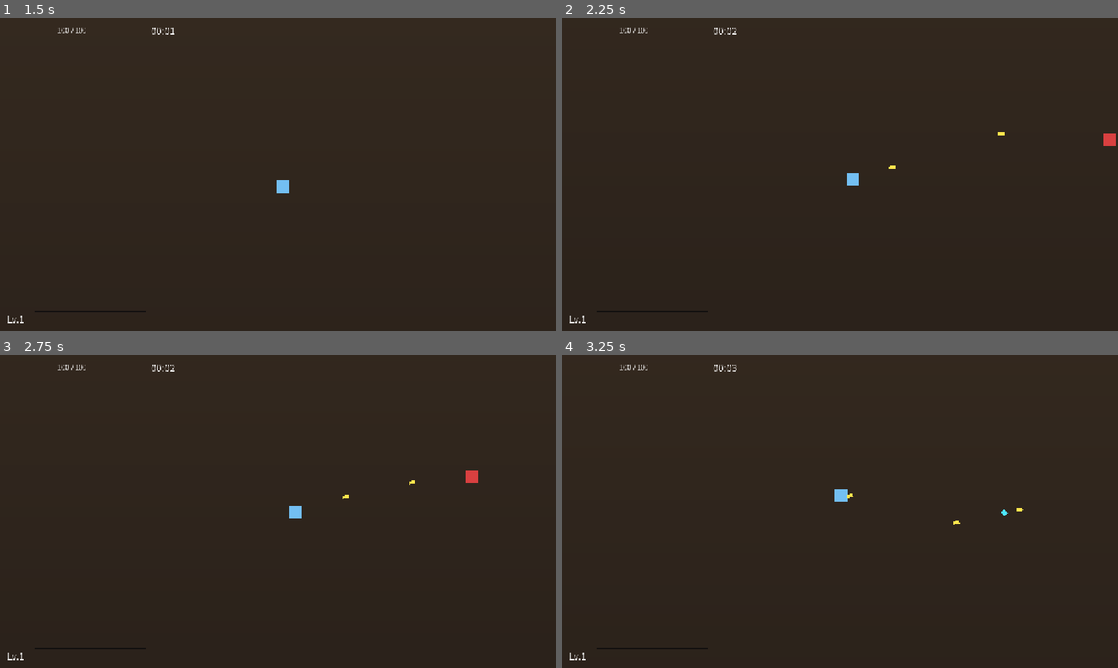
Above: before the commit, frames 1-4 (two rows, left to right).
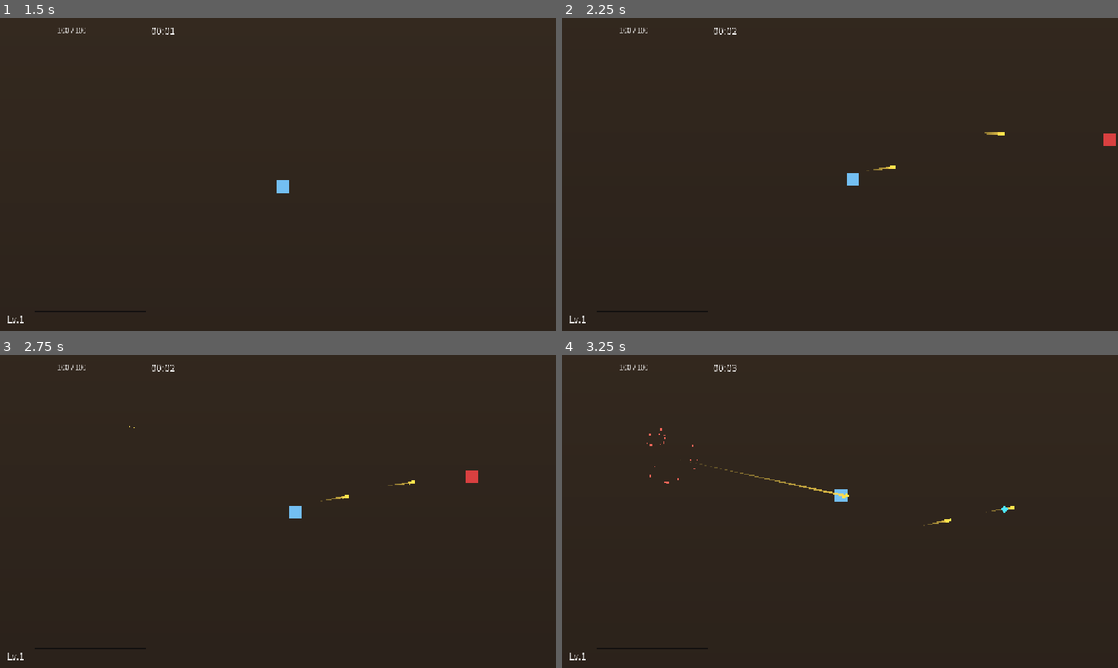
Above: after the commit, the same moments.

Repository: godlikeking/Wasteland-Overdrive
Game: Godot game, scene res://scenes/main.tscn
Same seed, same stepped clock (60 frames per second), same inputs: the game is played once before the commit and once after it.
Inputs:
- Up to frame 1 (1.5 s): tap Enter at 0.5 s; hold D (move_right) 0.53-1.28 s; tap Space at 1.25 s; hold S (move_down) from 1.28 s (still down)
- Up to frame 2 (2.25 s): release S (move_down) at 2.03 s; hold D (move_right) from 2.03 s (still down)
- Up to frame 3 (2.75 s): keep holding D (move_right)
- Up to frame 4 (3.25 s): release D (move_right) at 2.78 s; hold W (move_up) from 2.78 s (still down)

Frame 1 is identical in both runs. In frame 2, less than 0.1% of the frame differs, in the area x 54-79%, y 36-49%; in frame 3, less than 0.1%; in frame 4, 0.2%, in the area x 15-83%, y 23-55%.

Commit message:
feat(juice): camera shake, hit-stop, particles, bullet trail, floating labels
Adds a feedback layer wired to a new set of GameState events
(enemy_died, bullet_hit, player_hurt, xp_collected, request_camera_shake,
request_hit_stop, leveled_up).

- ShakeCamera attached to Player/Camera2D with decaying random offset
  plus helper shake(strength, duration)
- FXManager listens to events and spawns:
  * FloatingLabel (rising + fading text) for XP and level-up
  * EnemyDeathParticles (red burst biased along hit direction)
  * BulletHitParticles (yellow spark)
  * camera shake on hit, kill, hurt, level up
  * Engine.time_scale hit-stop on kill and player hurt
- Bullet now drags a Line2D trail with gradient alpha
- Enemy.take_damage takes an optional hit direction (used by bullet)
- Player emits player_hurt on damage
- xp_gem emits xp_collected on consume
- GameState.add_xp emits leveled_up on level change (already)
- SystemCheck extended to validate the new scripts/scenes

Diff:
--- a/scenes/bullet.tscn
+++ b/scenes/bullet.tscn
@@ -13,6 +13,14 @@
 width = 12
 height = 6
 
+[sub_resource type="Gradient" id="Gradient_trail"]
+offsets = PackedFloat32Array(0, 1)
+colors = PackedColorArray(1, 0.85, 0.3, 0.0, 1, 0.85, 0.3, 0.9)
+
+[sub_resource type="Curve" id="Curve_trail_width"]
+_data = [Vector2(0, 0), 0.0, 0.0, 0, 0, Vector2(1, 1), 0.0, 0.0, 0, 0]
+point_count = 2
+
 [node name="Bullet" type="Area2D"]
 collision_layer = 4
 collision_mask = 8
@@ -23,3 +31,10 @@
 
 [node name="CollisionShape2D" type="CollisionShape2D" parent="."]
 shape = SubResource("CircleShape2D_bullet")
+
+[node name="Trail" type="Line2D" parent="."]
+width = 4.0
+width_curve = SubResource("Curve_trail_width")
+default_color = Color(1, 0.85, 0.3, 0.9)
+gradient = SubResource("Gradient_trail")
+joint_mode = 2
--- /dev/null
+++ b/scenes/fx/bullet_hit_particles.tscn
@@ -0,0 +1,20 @@
+[gd_scene load_steps=2 format=3]
+
+[ext_resource type="Script" path="res://scripts/burst_particles.gd" id="1_burst"]
+
+[node name="BulletHitParticles" type="CPUParticles2D"]
+z_index = 10
+emitting = false
+amount = 8
+lifetime = 0.22
+one_shot = true
+explosiveness = 1.0
+local_coords = false
+direction = Vector2(1, 0)
+spread = 180.0
+initial_velocity_min = 60.0
+initial_velocity_max = 140.0
+scale_amount_min = 1.0
+scale_amount_max = 2.5
+color = Color(1, 0.9, 0.35, 1)
+script = ExtResource("1_burst")
--- /dev/null
+++ b/scenes/fx/enemy_death_particles.tscn
@@ -0,0 +1,21 @@
+[gd_scene load_steps=2 format=3]
+
+[ext_resource type="Script" path="res://scripts/burst_particles.gd" id="1_burst"]
+
+[node name="EnemyDeathParticles" type="CPUParticles2D"]
+z_index = 10
+emitting = false
+amount = 18
+lifetime = 0.45
+one_shot = true
+explosiveness = 1.0
+local_coords = false
+direction = Vector2(1, 0)
+spread = 180.0
+gravity = Vector2(0, 40)
+initial_velocity_min = 90.0
+initial_velocity_max = 200.0
+scale_amount_min = 2.0
+scale_amount_max = 4.0
+color = Color(0.95, 0.4, 0.35, 1)
+script = ExtResource("1_burst")
--- /dev/null
+++ b/scenes/fx/floating_label.tscn
@@ -0,0 +1,20 @@
+[gd_scene load_steps=2 format=3]
+
+[ext_resource type="Script" path="res://scripts/floating_label.gd" id="1_float"]
+
+[node name="FloatingLabel" type="Node2D"]
+z_index = 100
+script = ExtResource("1_float")
+
+[node name="Label" type="Label" parent="."]
+offset_left = -60.0
+offset_top = -20.0
+offset_right = 60.0
+offset_bottom = 12.0
+horizontal_alignment = 1
+vertical_alignment = 1
+text = "+1"
+theme_override_font_sizes/font_size = 20
+theme_override_colors/font_color = Color(1, 1, 1, 1)
+theme_override_colors/font_outline_color = Color(0, 0, 0, 1)
+theme_override_constants/outline_size = 4
--- a/scenes/game.tscn
+++ b/scenes/game.tscn
@@ -7,6 +7,10 @@
 [ext_resource type="PackedScene" path="res://scenes/ui/hud.tscn" id="5_hud"]
 [ext_resource type="PackedScene" path="res://scenes/ui/level_up.tscn" id="6_lvlup"]
 [ext_resource type="PackedScene" path="res://scenes/ui/game_over.tscn" id="7_gameover"]
+[ext_resource type="Script" path="res://scripts/fx_manager.gd" id="8_fx"]
+[ext_resource type="PackedScene" path="res://scenes/fx/floating_label.tscn" id="9_floatlabel"]
+[ext_resource type="PackedScene" path="res://scenes/fx/enemy_death_particles.tscn" id="10_edeath"]
+[ext_resource type="PackedScene" path="res://scenes/fx/bullet_hit_particles.tscn" id="11_bhit"]
 
 [sub_resource type="Gradient" id="Gradient_ground"]
 offsets = PackedFloat32Array(0, 1)
@@ -26,6 +30,13 @@
 texture = SubResource("GradientTexture2D_ground")
 centered = true
 
+[node name="FX" type="Node2D" parent="."]
+script = ExtResource("8_fx")
+camera_path = NodePath("../Player/Camera2D")
+floating_label_scene = ExtResource("9_floatlabel")
+enemy_death_particles_scene = ExtResource("10_edeath")
+bullet_hit_particles_scene = ExtResource("11_bhit")
+
 [node name="Player" parent="." instance=ExtResource("2_player")]
 position = Vector2(0, 0)
 
--- a/scenes/player.tscn
+++ b/scenes/player.tscn
@@ -1,8 +1,9 @@
-[gd_scene load_steps=8 format=3]
+[gd_scene load_steps=9 format=3]
 
 [ext_resource type="Script" path="res://scripts/player.gd" id="1_player"]
 [ext_resource type="Script" path="res://scripts/auto_gun.gd" id="2_gun"]
 [ext_resource type="PackedScene" path="res://scenes/bullet.tscn" id="3_bullet"]
+[ext_resource type="Script" path="res://scripts/shake_camera.gd" id="4_shake"]
 
 [sub_resource type="CircleShape2D" id="CircleShape2D_player"]
 radius = 14.0
@@ -45,6 +46,7 @@
 position_smoothing_speed = 6.0
 zoom = Vector2(1.2, 1.2)
 enabled = true
+script = ExtResource("4_shake")
 
 [node name="AutoGun" type="Node2D" parent="."]
 script = ExtResource("2_gun")
--- a/scripts/bullet.gd
+++ b/scripts/bullet.gd
@@ -1,5 +1,10 @@
 extends Area2D
 ## Simple straight-line bullet. Damages the first enemy it hits and despawns.
+## Also emits a `bullet_hit` juice event on impact and drags a Line2D trail.
+
+@export var trail_length: int = 8   # number of points in the trail
+
+@onready var trail: Line2D = $Trail
 
 var velocity: Vector2 = Vector2.ZERO
 var damage: float = 10.0
@@ -15,10 +20,19 @@
 func _ready() -> void:
 	body_entered.connect(_on_body_entered)
 	area_entered.connect(_on_area_entered)
+	# Trail draws in global space so it stays behind while bullet moves.
+	if trail:
+		trail.top_level = true
+		trail.clear_points()
+		trail.add_point(global_position)
 
 func _physics_process(delta: float) -> void:
 	global_position += velocity * delta
 	_age += delta
+	if trail:
+		trail.add_point(global_position)
+		while trail.get_point_count() > trail_length:
+			trail.remove_point(0)
 	if _age >= lifetime:
 		queue_free()
 
@@ -30,5 +44,7 @@
 
 func _try_hit(node: Node) -> void:
 	if node.is_in_group("enemies") and node.has_method("take_damage"):
-		node.take_damage(damage)
+		var hit_dir: Vector2 = velocity.normalized() if velocity.length_squared() > 0.0 else Vector2.ZERO
+		node.take_damage(damage, hit_dir)
+		GameState.bullet_hit.emit(global_position)
 		queue_free()
--- /dev/null
+++ b/scripts/burst_particles.gd
@@ -0,0 +1,17 @@
+extends CPUParticles2D
+## Simple particle burst that auto-destroys after emission finishes.
+
+func _ready() -> void:
+	emitting = true
+	# Convert lifetime + explosiveness into a self-destroy timer.
+	var life: float = lifetime + 0.1
+	get_tree().create_timer(life, true, false, false).timeout.connect(queue_free)
+
+func set_hit_direction(dir: Vector2) -> void:
+	# Optional API used by fx_manager to bias direction of explosion.
+	if dir.length_squared() > 0.01:
+		direction = dir.normalized()
+		spread = 55.0
+	else:
+		direction = Vector2.RIGHT
+		spread = 180.0
--- a/scripts/enemy.gd
+++ b/scripts/enemy.gd
@@ -15,6 +15,7 @@
 var _attack_timer: float = 0.0
 var _player: Node2D
 var _flash_tw: Tween
+var _last_hit_dir: Vector2 = Vector2.ZERO
 
 func _ready() -> void:
 	add_to_group("enemies")
@@ -44,8 +45,10 @@
 				collider.take_damage(contact_damage)
 				_attack_timer = attack_cooldown
 
-func take_damage(amount: float) -> void:
+func take_damage(amount: float, hit_dir: Vector2 = Vector2.ZERO) -> void:
 	hp -= amount
+	if hit_dir != Vector2.ZERO:
+		_last_hit_dir = hit_dir
 	_flash()
 	if hp <= 0.0:
 		_die()
@@ -53,11 +56,12 @@
 func _flash() -> void:
 	if _flash_tw and _flash_tw.is_valid():
 		_flash_tw.kill()
-	sprite.modulate = Color(2.0, 2.0, 2.0)
+	sprite.modulate = Color(2.5, 2.5, 2.5)
 	_flash_tw = create_tween()
-	_flash_tw.tween_property(sprite, "modulate", Color(1, 1, 1), 0.12)
+	_flash_tw.tween_property(sprite, "modulate", Color(1, 1, 1), 0.14)
 
 func _die() -> void:
+	GameState.enemy_died.emit(global_position, _last_hit_dir)
 	if xp_gem_scene:
 		var gem: Node = xp_gem_scene.instantiate()
 		if gem is Node2D:
--- /dev/null
+++ b/scripts/floating_label.gd
@@ -0,0 +1,31 @@
+extends Node2D
+## Short-lived floating label that rises upward and fades out.
+
+@onready var label: Label = $Label
+
+var _life: float = 0.7
+var _elapsed: float = 0.0
+var _rise_speed: float = 40.0
+
+func setup(text: String, color: Color, font_size: int = 20, life: float = 0.7) -> void:
+	_life = max(0.1, life)
+	# Defer, since label may not be ready when instantiated + added same frame.
+	call_deferred("_apply", text, color, font_size)
+
+func _apply(text: String, color: Color, font_size: int) -> void:
+	if label == null:
+		return
+	label.text = text
+	label.add_theme_color_override("font_color", color)
+	label.add_theme_font_size_override("font_size", font_size)
+	# Random horizontal jitter so multiple labels don't overlap perfectly.
+	position.x += randf_range(-8.0, 8.0)
+
+func _process(delta: float) -> void:
+	_elapsed += delta
+	position.y -= _rise_speed * delta
+	if label:
+		var alpha: float = clamp(1.0 - _elapsed / _life, 0.0, 1.0)
+		label.modulate.a = alpha
+	if _elapsed >= _life:
+		queue_free()
--- /dev/null
+++ b/scripts/fx_manager.gd
@@ -0,0 +1,93 @@
+extends Node2D
+## FX manager. Listens to GameState feedback signals and spawns particles,
+## floating labels, camera shake, and hit-stop. Attached under Game so all
+## FX live in world space with the arena.
+
+@export var camera_path: NodePath          # ShakeCamera (in Player)
+@export var floating_label_scene: PackedScene
+@export var enemy_death_particles_scene: PackedScene
+@export var bullet_hit_particles_scene: PackedScene
+
+var _camera: Node
+
+func _ready() -> void:
+	# Resolve camera lazily; the player scene may not be fully ready yet.
+	call_deferred("_resolve_camera")
+	GameState.enemy_died.connect(_on_enemy_died)
+	GameState.bullet_hit.connect(_on_bullet_hit)
+	GameState.player_hurt.connect(_on_player_hurt)
+	GameState.xp_collected.connect(_on_xp_collected)
+	GameState.leveled_up.connect(_on_leveled_up)
+	GameState.request_camera_shake.connect(_on_shake)
+	GameState.request_hit_stop.connect(_on_hit_stop)
+
+func _resolve_camera() -> void:
+	if camera_path != NodePath():
+		_camera = get_node_or_null(camera_path)
+	if _camera == null:
+		# Fallback: find Camera2D anywhere under the current scene
+		var found: Array = get_tree().get_nodes_in_group("shake_camera")
+		if not found.is_empty():
+			_camera = found[0]
+
+# --- Signal handlers ---
+
+func _on_enemy_died(pos: Vector2, dir: Vector2) -> void:
+	_spawn_particles(enemy_death_particles_scene, pos, dir)
+	GameState.request_camera_shake.emit(3.0, 0.12)
+	GameState.request_hit_stop.emit(0.04)
+
+func _on_bullet_hit(pos: Vector2) -> void:
+	_spawn_particles(bullet_hit_particles_scene, pos, Vector2.ZERO)
+	GameState.request_camera_shake.emit(1.2, 0.06)
+
+func _on_player_hurt(_pos: Vector2) -> void:
+	GameState.request_camera_shake.emit(6.0, 0.35)
+	GameState.request_hit_stop.emit(0.08)
+
+func _on_xp_collected(pos: Vector2, amount: float) -> void:
+	_spawn_label(pos, "+%d XP" % max(1, int(amount)), Color(0.4, 0.9, 1.0))
+
+func _on_leveled_up(level: int) -> void:
+	# Show over player (found via group).
+	var player_pos: Vector2 = Vector2.ZERO
+	var players: Array = get_tree().get_nodes_in_group("player")
+	if not players.is_empty() and players[0] is Node2D:
+		player_pos = (players[0] as Node2D).global_position
+	_spawn_label(player_pos, "Lv. %d!" % level, Color(1.0, 0.85, 0.3), 36, 1.2)
+	GameState.request_camera_shake.emit(4.0, 0.25)
+
+func _on_shake(strength: float, duration: float) -> void:
+	if _camera == null:
+		_resolve_camera()
+	if _camera and _camera.has_method("shake"):
+		_camera.shake(strength, duration)
+
+func _on_hit_stop(duration: float) -> void:
+	# Freeze physics/process for `duration` real seconds by scaling time.
+	Engine.time_scale = 0.05
+	await get_tree().create_timer(duration, true, false, true).timeout
+	Engine.time_scale = 1.0
+
+# --- Helpers ---
+
+func _spawn_particles(scene: PackedScene, pos: Vector2, dir: Vector2) -> void:
+	if scene == null:
+		return
+	var p: Node = scene.instantiate()
+	add_child(p)
+	if p is Node2D:
+		(p as Node2D).global_position = pos
+	if p.has_method("set_hit_direction"):
+		p.set_hit_direction(dir)
+
+func _spawn_label(pos: Vector2, text: String, color: Color,
+		font_size: int = 20, life: float = 0.7) -> void:
+	if floating_label_scene == null:
+		return
+	var lbl: Node = floating_label_scene.instantiate()
+	add_child(lbl)
+	if lbl is Node2D:
+		(lbl as Node2D).global_position = pos
+	if lbl.has_method("setup"):
+		lbl.setup(text, color, font_size, life)
--- a/scripts/globals/game_state.gd
+++ b/scripts/globals/game_state.gd
@@ -10,6 +10,14 @@
 signal player_health_changed(current: float, maximum: float)
 signal player_died
 signal upgrade_applied(id: String)
+
+# --- Juice / feedback events (fired by gameplay, consumed by FX layer) ---
+signal enemy_died(position: Vector2, hit_direction: Vector2)
+signal bullet_hit(position: Vector2)
+signal player_hurt(position: Vector2)
+signal xp_collected(position: Vector2, amount: float)
+signal request_camera_shake(strength: float, duration: float)
+signal request_hit_stop(duration: float)
 
 # --- Run state ---
 var time_alive: float = 0.0
--- a/scripts/globals/system_check.gd
+++ b/scripts/globals/system_check.gd
@@ -28,6 +28,10 @@
 	"res://scripts/level_up.gd",
 	"res://scripts/upgrade_card.gd",
 	"res://scripts/game_over.gd",
+	"res://scripts/fx_manager.gd",
+	"res://scripts/floating_label.gd",
+	"res://scripts/burst_particles.gd",
+	"res://scripts/shake_camera.gd",
 ]
 
 const REQUIRED_SCENES := [
@@ -41,6 +45,9 @@
 	"res://scenes/ui/level_up.tscn",
 	"res://scenes/ui/upgrade_card.tscn",
 	"res://scenes/ui/game_over.tscn",
+	"res://scenes/fx/floating_label.tscn",
+	"res://scenes/fx/enemy_death_particles.tscn",
+	"res://scenes/fx/bullet_hit_particles.tscn",
 ]
 
 const REQUIRED_INPUTS := ["move_up", "move_down", "move_left", "move_right", "pause"]
--- a/scripts/player.gd
+++ b/scripts/player.gd
@@ -61,6 +61,7 @@
 	invulnerable = true
 	invuln_timer.start()
 	_flash_damage()
+	GameState.player_hurt.emit(global_position)
 	GameState.player_health_changed.emit(hp, max_hp)
 	if hp <= 0.0:
 		_die()
--- /dev/null
+++ b/scripts/shake_camera.gd
@@ -0,0 +1,32 @@
+extends Camera2D
+## Camera with a screen-shake helper. Called via `shake(strength, duration)`.
+## Shake uses a decaying offset so it always returns to center.
+
+var _shake_strength: float = 0.0
+var _shake_time_left: float = 0.0
+var _shake_duration: float = 0.0
+var _base_offset: Vector2
+
+func _ready() -> void:
+	add_to_group("shake_camera")
+	_base_offset = offset
+
+func _process(delta: float) -> void:
+	if _shake_time_left > 0.0:
+		_shake_time_left -= delta
+		# Decay curve — full strength at start, zero at end.
+		var t: float = clamp(_shake_time_left / _shake_duration, 0.0, 1.0)
+		var s: float = _shake_strength * t
+		offset = _base_offset + Vector2(
+			randf_range(-s, s),
+			randf_range(-s, s)
+		)
+		if _shake_time_left <= 0.0:
+			offset = _base_offset
+
+func shake(strength: float, duration: float = 0.25) -> void:
+	# If a stronger shake is already active, keep it.
+	if strength * duration > _shake_strength * _shake_time_left:
+		_shake_strength = strength
+		_shake_duration = max(0.01, duration)
+		_shake_time_left = _shake_duration
--- a/scripts/xp_gem.gd
+++ b/scripts/xp_gem.gd
@@ -25,6 +25,7 @@
 	global_position += _velocity * delta
 	if global_position.distance_to(_target.global_position) < 10.0:
 		GameState.add_xp(value)
+		GameState.xp_collected.emit(global_position, value)
 		queue_free()
 
 func _on_area_entered(area: Area2D) -> void:
Not shown: 1 places in scenes/bullet.tscn that only renumber resources
Not shown: 1 places in scenes/game.tscn that only renumber resources
Not shown, added: scripts/burst_particles.gd.uid
Not shown, added: scripts/floating_label.gd.uid
Not shown, added: scripts/fx_manager.gd.uid
Not shown, added: scripts/shake_camera.gd.uid
